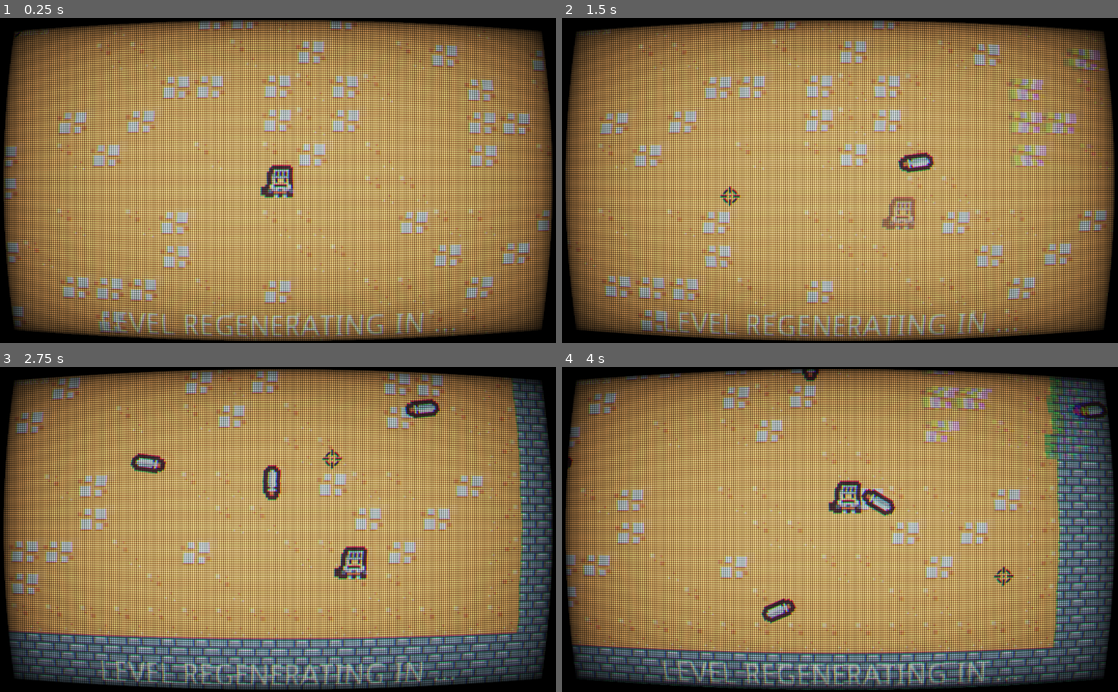
Above: before the commit, frames 1-4 (two rows, left to right).
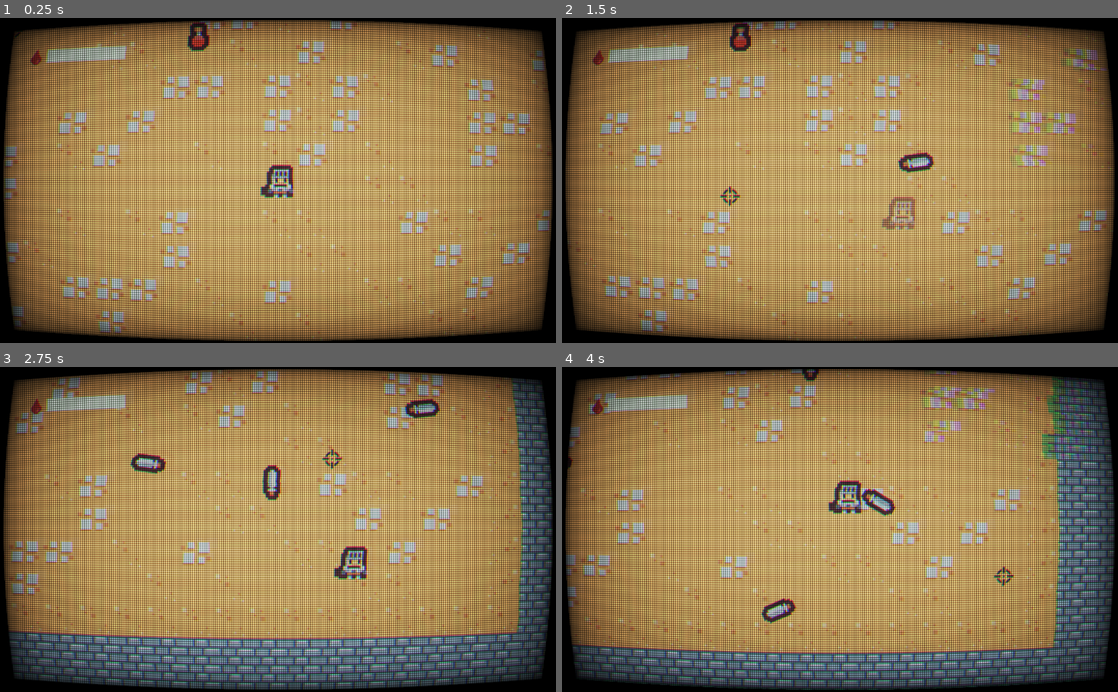
Above: after the commit, the same moments.

Repository: rkblake/LudumDare54
Game: Godot game, scene res://scenes/Game.tscn
Two runs of this game, one before a commit and one after it. Both use one fixed random seed, a clock stepped at 60 frames per second and the inputs below.
Inputs (mouse positions are in pixels of both pictures, inside the frame that each line leads up to):
- Up to frame 1 (0.25 s): no input
- Up to frame 2 (1.5 s): move the mouse to (962, 164) at 0.52 s; hold D (right) 0.53-1.28 s; hold Space (shoot) 0.53-1.28 s; move the mouse to (728, 196) at 1.27 s; hold S (down) from 1.28 s (still down); tap Shift (dodge) at 1.35 s
- Up to frame 3 (2.75 s): tap Space (shoot) at 1.55 s; move the mouse to (333, 458) at 2.02 s; release S (down) at 2.03 s; hold D (right) from 2.03 s (still down); hold Space (shoot) from 2.03 s (still down)
- Up to frame 4 (4 s): move the mouse to (812, 594) at 2.77 s; release D (right) at 2.78 s; release Space (shoot) at 2.78 s; hold W (up) 2.78-3.53 s; tap Space (shoot) at 2.85, 3.8 s; move the mouse to (1006, 578) at 3.52 s; hold A (left) from 3.53 s (still down); hold Shift (dodge) from 3.53 s (still down)

The runs differ from the first frame. In frame 1, 2.4% of the frame differs, in the area x 3-82%, y 1-99%; in frame 2, 2.7%; in frame 3, 2.3%; in frame 4, 3.2%, in the area x 3-99%, y 1-99%.

Commit message:
added health bar and powerup

Diff:
--- /dev/null
+++ b/materials/bar.gdshader
@@ -0,0 +1,17 @@
+shader_type canvas_item;
+
+uniform float amount : hint_range(0.0, 1.0);
+//uniform vec2 resolution;
+uniform vec4 color : hint_color;
+
+void fragment() {
+	vec2 st = FRAGCOORD.xy/TEXTURE_PIXEL_SIZE.xy;
+
+//	float l = step(0.1, st.x);
+//	float t = step(0.1, UV.y);
+//	float b = step(0.1, 1.0-UV.y);
+//	float r = step(0.1, 1.0-UV.x);
+	float l = step(amount, UV.x);
+
+	COLOR = mix(color, vec4(0.0), l);
+}
--- /dev/null
+++ b/scenes/Bar.tscn
@@ -0,0 +1,14 @@
+[gd_scene load_steps=3 format=2]
+
+[ext_resource path="res://materials/bar.gdshader" type="Shader" id=1]
+
+[sub_resource type="ShaderMaterial" id=2]
+shader = ExtResource( 1 )
+shader_param/amount = 1.0
+shader_param/color = Color( 1, 1, 1, 1 )
+
+[node name="Bar" type="ColorRect"]
+material = SubResource( 2 )
+margin_top = 1.0
+margin_right = 100.0
+margin_bottom = 16.0
--- a/scenes/Game.tscn
+++ b/scenes/Game.tscn
@@ -10,6 +10,9 @@
 [ext_resource path="res://assets/kenney_tiny-dungeon/player_projectile.tres" type="Texture" id=8]
 [ext_resource path="res://materials/glitch.gdshader" type="Shader" id=9]
 [ext_resource path="res://materials/crt.gdshader" type="Shader" id=10]
+[ext_resource path="res://scenes/Powerup.tscn" type="PackedScene" id=11]
+[ext_resource path="res://scenes/Bar.tscn" type="PackedScene" id=12]
+[ext_resource path="res://assets/health.png" type="Texture" id=13]
 
 [sub_resource type="ConvexPolygonShape2D" id=3]
 points = PoolVector2Array( 16, 16, 0, 16, 0, 0, 16, 0 )
@@ -101,7 +104,7 @@
 
 [sub_resource type="ShaderMaterial" id=8]
 shader = ExtResource( 9 )
-shader_param/shake_power = 0.02
+shader_param/shake_power = 0.03
 shader_param/shake_rate = 0.8
 shader_param/shake_speed = 5.0
 shader_param/shake_block_size = 16.0
@@ -130,6 +133,7 @@
 [node name="HUD" parent="." instance=ExtResource( 3 )]
 
 [node name="Label" type="Label" parent="HUD"]
+visible = false
 anchor_left = 0.5
 anchor_top = 0.5
 anchor_right = 0.5
@@ -144,7 +148,21 @@
 valign = 1
 uppercase = true
 
-[node name="ColorRect" type="ColorRect" parent="HUD"]
+[node name="Bar" parent="HUD" instance=ExtResource( 12 )]
+margin_left = 100.0
+margin_top = 75.0
+margin_right = 250.0
+margin_bottom = 100.0
+
+[node name="HealthIcon" type="TextureRect" parent="HUD"]
+margin_left = 65.0
+margin_top = 72.0
+margin_right = 81.0
+margin_bottom = 88.0
+rect_scale = Vector2( 2, 2 )
+texture = ExtResource( 13 )
+
+[node name="CrtEffect" type="ColorRect" parent="HUD"]
 material = SubResource( 9 )
 anchor_right = 1.0
 anchor_bottom = 1.0
@@ -152,10 +170,10 @@
 margin_bottom = 57.0
 
 [node name="TopLeft" type="Position2D" parent="."]
-position = Vector2( -69, 0 )
+position = Vector2( -373, -184 )
 
 [node name="BottomRight" type="Position2D" parent="."]
-position = Vector2( 1220, 709 )
+position = Vector2( 1025, 710 )
 
 [node name="PlayerBulletSpawner" parent="." instance=ExtResource( 5 )]
 frames = [ ExtResource( 8 ) ]
@@ -181,6 +199,11 @@
 wait_time = 8.0
 autostart = true
 
+[node name="Powerup" parent="." instance=ExtResource( 11 )]
+position = Vector2( 200, 0 )
+effect = "BIG"
+
+[connection signal="player_health" from="Player" to="." method="_on_player_health"]
 [connection signal="shoot_bullet" from="Player" to="." method="_on_Player_shoot_bullet"]
 [connection signal="timeout" from="SpawnTimer" to="." method="_on_SpawnTimer_timeout"]
 [connection signal="timeout" from="GlitchTimer" to="." method="_on_GlitchTimer_timeout"]
--- a/scenes/Player.tscn
+++ b/scenes/Player.tscn
@@ -12,6 +12,7 @@
 radius = 35.0
 
 [node name="Player" type="KinematicBody2D"]
+collision_layer = 33
 script = ExtResource( 2 )
 
 [node name="Sprite" type="Sprite" parent="."]
@@ -25,13 +26,6 @@
 collision_layer = 0
 collision_mask = 16
 
-[node name="CanvasLayer" type="CanvasLayer" parent="."]
-
-[node name="Health" type="Label" parent="CanvasLayer"]
-margin_right = 40.0
-margin_bottom = 14.0
-text = "Health: 20"
-
 [node name="DodgeCooldown" type="Timer" parent="."]
 wait_time = 3.0
 one_shot = true
--- /dev/null
+++ b/scenes/Powerup.tscn
@@ -0,0 +1,25 @@
+[gd_scene load_steps=5 format=2]
+
+[ext_resource path="res://assets/kenney_tiny-dungeon/tilemap_packed.png" type="Texture" id=1]
+[ext_resource path="res://scripts/Powerup.gd" type="Script" id=2]
+
+[sub_resource type="AtlasTexture" id=1]
+atlas = ExtResource( 1 )
+region = Rect2( 112, 144, 16, 16 )
+
+[sub_resource type="CircleShape2D" id=2]
+radius = 27.0185
+
+[node name="Powerup" type="Area2D"]
+collision_layer = 0
+collision_mask = 32
+script = ExtResource( 2 )
+
+[node name="Sprite" type="Sprite" parent="."]
+scale = Vector2( 4, 4 )
+texture = SubResource( 1 )
+
+[node name="CollisionShape2D" type="CollisionShape2D" parent="."]
+shape = SubResource( 2 )
+
+[connection signal="body_entered" from="." to="." method="_on_Powerup_body_entered"]
--- a/scripts/Bullet.gd
+++ b/scripts/Bullet.gd
@@ -11,3 +11,4 @@
 var speed: float
 var spin: float
 var angular_velocity: float
+var scale: float
--- a/scripts/BulletSpawner.gd
+++ b/scripts/BulletSpawner.gd
@@ -68,7 +68,7 @@
 			bullet.animation_lifetime = 0.0
 			if bullet.image_offset >= max_images:
 				bullet.image_offset = 0
-		draw_set_transform(bullet.current_position - offset, bullet.movement_vector.angle() + PI/2 + bullet.spin, Vector2(4,4))
+		draw_set_transform(bullet.current_position - offset, bullet.movement_vector.angle() + PI/2 + bullet.spin, Vector2(4,4)*bullet.scale)
 		draw_texture(
 			frames[bullet.image_offset],
 			Vector2(-8,-8)
@@ -83,24 +83,25 @@
 	Physics2DServer.area_set_collision_layer(shared_area.get_rid(), layer)
 
 # Register a new bullet in the array with the optimization logic
-func spawn_bullet(i_movement: Vector2, pos: Vector2 = Vector2.ZERO, speed := 200, angular_velocity := 0) -> void:
+func spawn_bullet(i_movement: Vector2, pos: Vector2 = Vector2.ZERO, speed := 200, angular_velocity := 0, scale := 1.0) -> void:
 
 	var bullet : Bullet = Bullet.new()
 	bullet.movement_vector = i_movement
 	bullet.speed = speed
 	bullet.angular_velocity = angular_velocity
+	bullet.scale = scale
 #	bullet.current_position  = origin.position
 	if pos == Vector2.ZERO:
 		bullet.current_position = spawner.position
 	else:
 		bullet.current_position = pos
 
-	_configure_collision_for_bullet(bullet)
+	_configure_collision_for_bullet(bullet, scale)
 
 	bullets.append(bullet)
 
 # Adds the collision data to the bullet
-func _configure_collision_for_bullet(bullet: Bullet) -> void:
+func _configure_collision_for_bullet(bullet: Bullet, scale: float) -> void:
 
 	# Define the shape's position
 	var used_transform := Transform2D(0, position)
@@ -108,7 +109,7 @@
 
 	# Create the shape
 	var _circle_shape = Physics2DServer.circle_shape_create()
-	Physics2DServer.shape_set_data(_circle_shape, 8)
+	Physics2DServer.shape_set_data(_circle_shape, 8 * scale)
 
 	# Add the shape to the shared area
 	Physics2DServer.area_add_shape(
--- a/scripts/Game.gd
+++ b/scripts/Game.gd
@@ -5,6 +5,8 @@
 onready var top_left = $TopLeft
 onready var bottom_right = $BottomRight
 onready var player = $Player
+onready var bar = $HUD/Bar
+
 
 export (Array, PackedScene) var enemies
 
@@ -18,8 +20,8 @@
 	player_bullet_spawner.set_bounding_box(boundary_rect)
 	enemy_bullet_spawner.set_bounding_box(boundary_rect)
 
-func _on_Player_shoot_bullet(direction: Vector2):
-	player_bullet_spawner.spawn_bullet(direction, Vector2.ZERO, 200, 0)
+func _on_Player_shoot_bullet(direction: Vector2, speed, spin, scale):
+	player_bullet_spawner.spawn_bullet(direction, Vector2.ZERO, speed, spin, scale)
 
 
 func _on_enemy_shoot_bullet(direction: Vector2, position: Vector2) -> void:
@@ -36,4 +38,7 @@
 
 
 func _on_GlitchTimer_timeout():
-	pass # TODO: move glitch
+	pass # TODO: add glitch
+
+func _on_player_health(health: float) -> void:
+	bar.material.set_shader_param("amount", health)
--- a/scripts/Player.gd
+++ b/scripts/Player.gd
@@ -4,9 +4,12 @@
 
 var speed = 200  # speed in pixels/sec
 var velocity = Vector2.ZERO
-var health = 20
+var health = 20.0
+const MAX_HEALTH = 20.0
+var powerups := [0,0,0]
 
-signal shoot_bullet(direction)
+signal shoot_bullet(direction, speed, spin, scale)
+signal player_health(health)
 
 func get_input():
     velocity = Vector2.ZERO
@@ -28,14 +31,18 @@
 
 func _input(event):
 	if event.is_action_pressed('shoot'):
-		emit_signal('shoot_bullet', get_global_mouse_position() - global_position)
+		var scale = 1.0
+		if powerups[0] > 0:
+			scale = 2.0 if powerups[0] > 0 else 1.0
+			powerups[0] -= 1
+		emit_signal('shoot_bullet', get_global_mouse_position() - global_position, 200, 0, scale)
 	elif event.is_action_pressed('dodge'):
 		dodge()
 
 
 func _on_Detector_hit():
 	health -= 1
-	$CanvasLayer/Health.text = "Health %d" % health
+	emit_signal('player_health', health/MAX_HEALTH)
 
 func dodge() -> void:
 	if $DodgeCooldown.is_stopped():
@@ -47,3 +54,13 @@
 		detector.detecting = true
 		speed = 200
 		$Sprite.modulate.a = 1.0
+
+func powerup(effect) -> void:
+	match effect:
+		"BIG":
+			powerups[0] += 10
+		"SHOTGUN":
+			powerups[1] += 10
+		"DOUBLE":
+			for i in len(powerups):
+				powerups[i] *= 2
--- /dev/null
+++ b/scripts/Powerup.gd
@@ -0,0 +1,8 @@
+extends Area2D
+
+export (String, "BIG", "SHOTGUN", "DOUBLE") var effect
+
+func _on_Powerup_body_entered(body):
+	if body.has_method('powerup'):
+		body.powerup(effect)
+		queue_free()
Binary file added: assets/health.png
Not shown, added: assets/health.png.import
Not shown: 1 places in scenes/Game.tscn that only renumber resources
